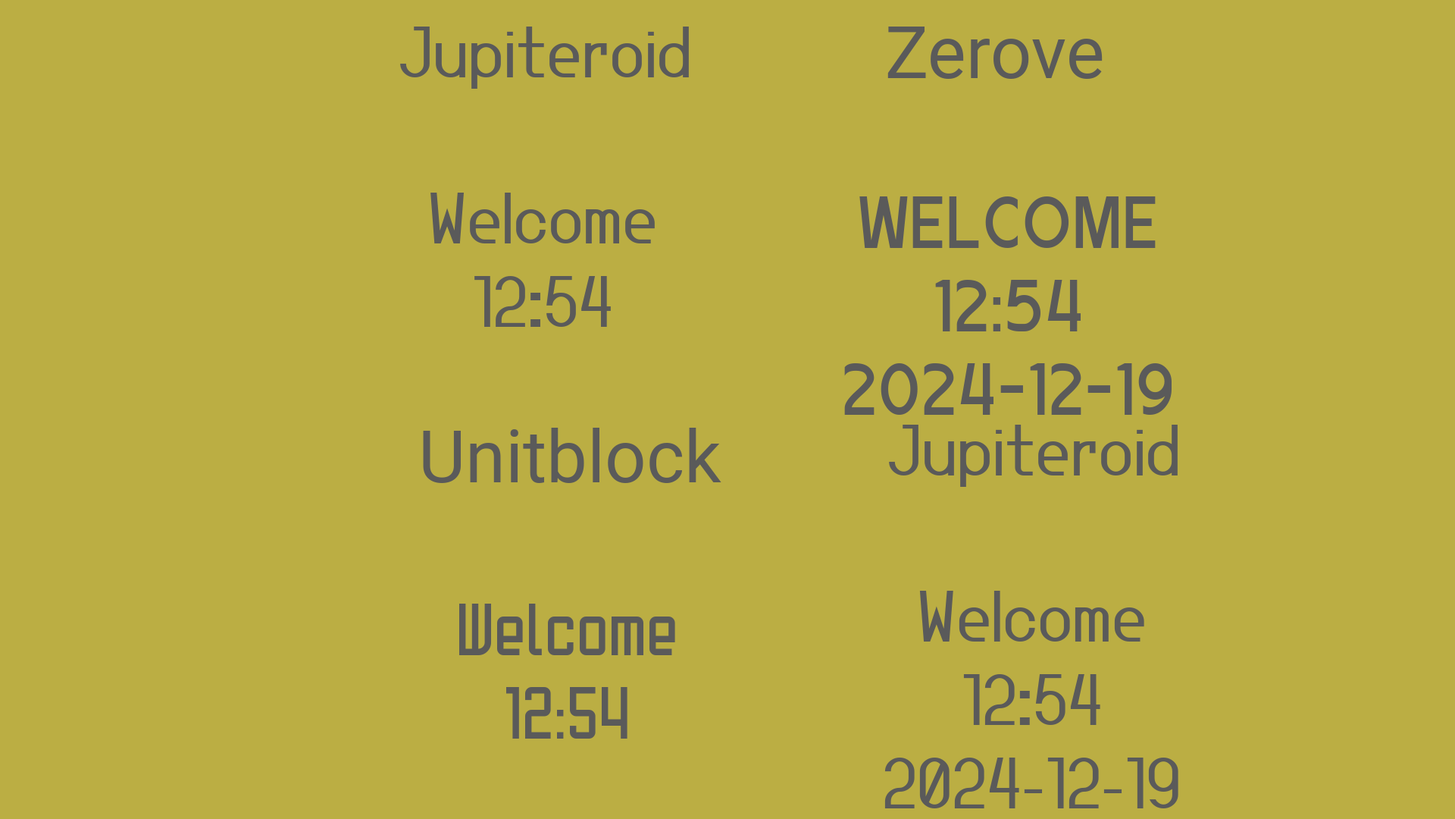
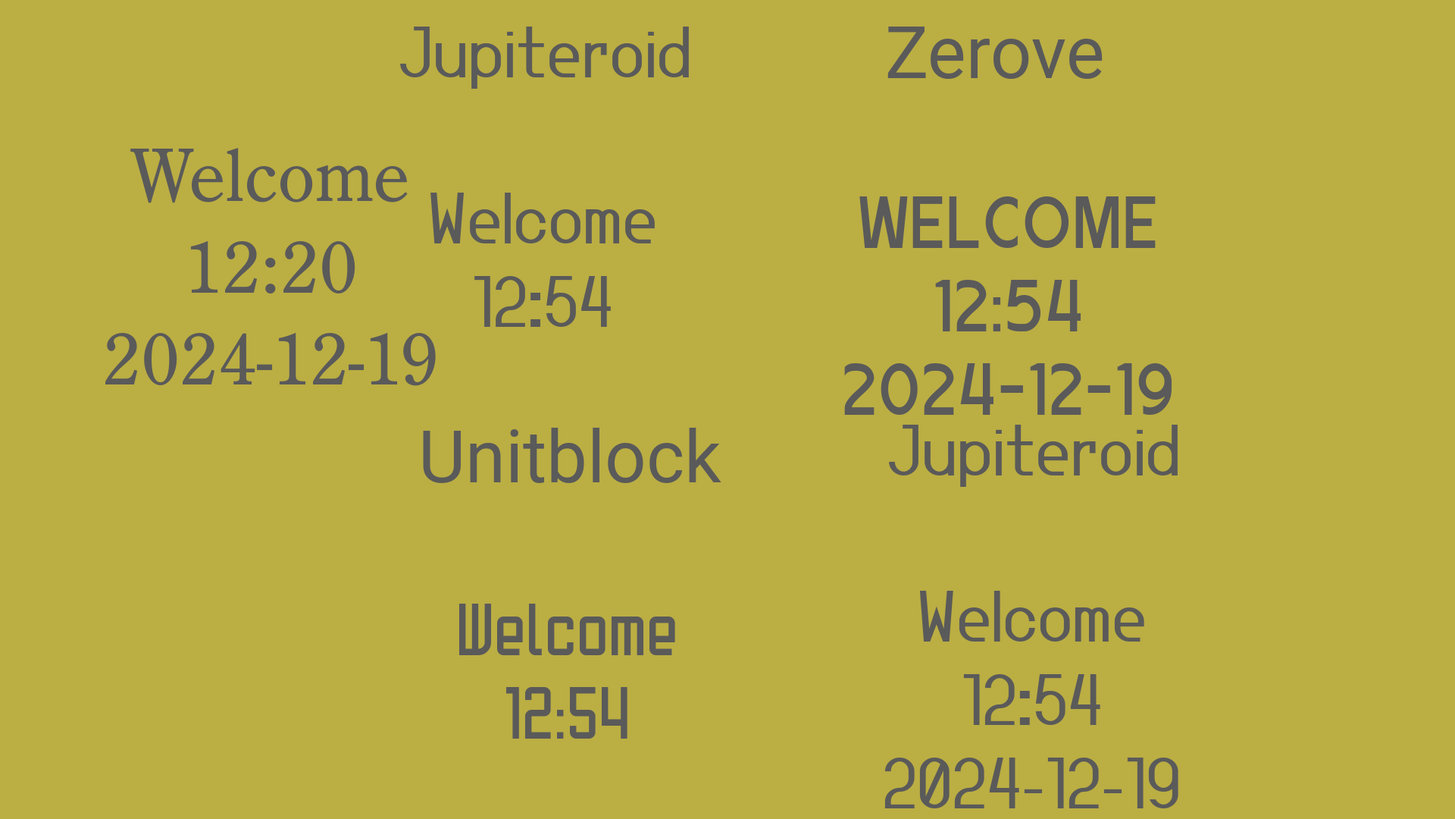
The second 1455 x 819 image is a revision of the first. Changes to its layers:
added layer "Welcome ... #3" above "Background" over <box>105,147,436,386</box>
